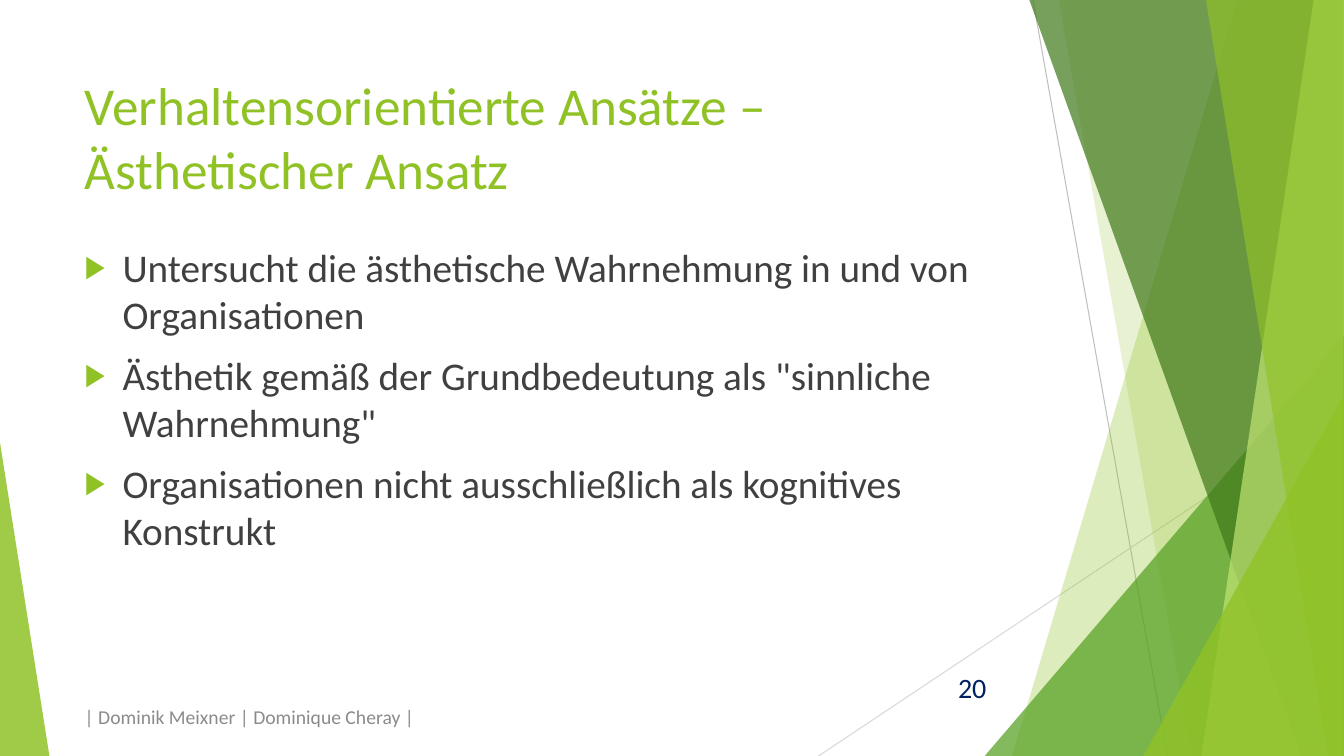
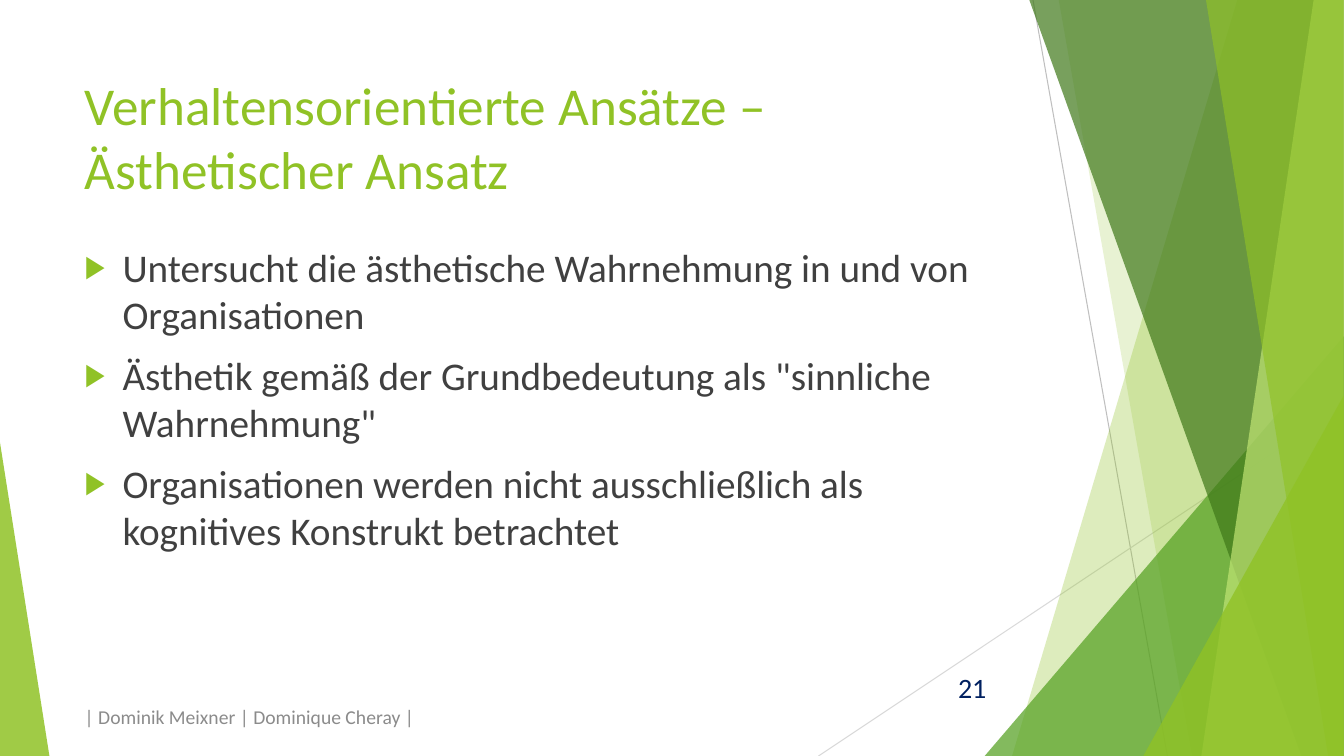
Before and after one commit to domeix/BlaBla, a slide deck: slide 21 of OrgatheoretAns/OrgatheoretAnsPraes.pptx (slide 20 before the commit). Drawn at 1344x756 pixels with LibreOffice and Linux fonts; fonts in the diff are those of the drawing. Boxes give left, top, right and bottom in pixels: in the first picture for what was removed or moved away, otherwise in the second. Text is boxed around its words. In the diff, an @@ line names an element or a change of style, - is before the commit and + after.

```diff
--- a/OrgatheoretAns/OrgatheoretAnsPraes.pptx
+++ b/OrgatheoretAns/OrgatheoretAnsPraes.pptx
@@ text at [123,470,863,552]: text changed @@
-    ▶ Organisationen nicht ausschließlich als kognitives Konstrukt
+    ▶ Organisationen werden nicht ausschließlich als kognitives Konstrukt betrachtet
@@ page number at [958,679,986,698]: text changed @@
-20
+21
```
Also in this commit, not shown: 8 other slides changed, 15 slides added, 1 other file.
